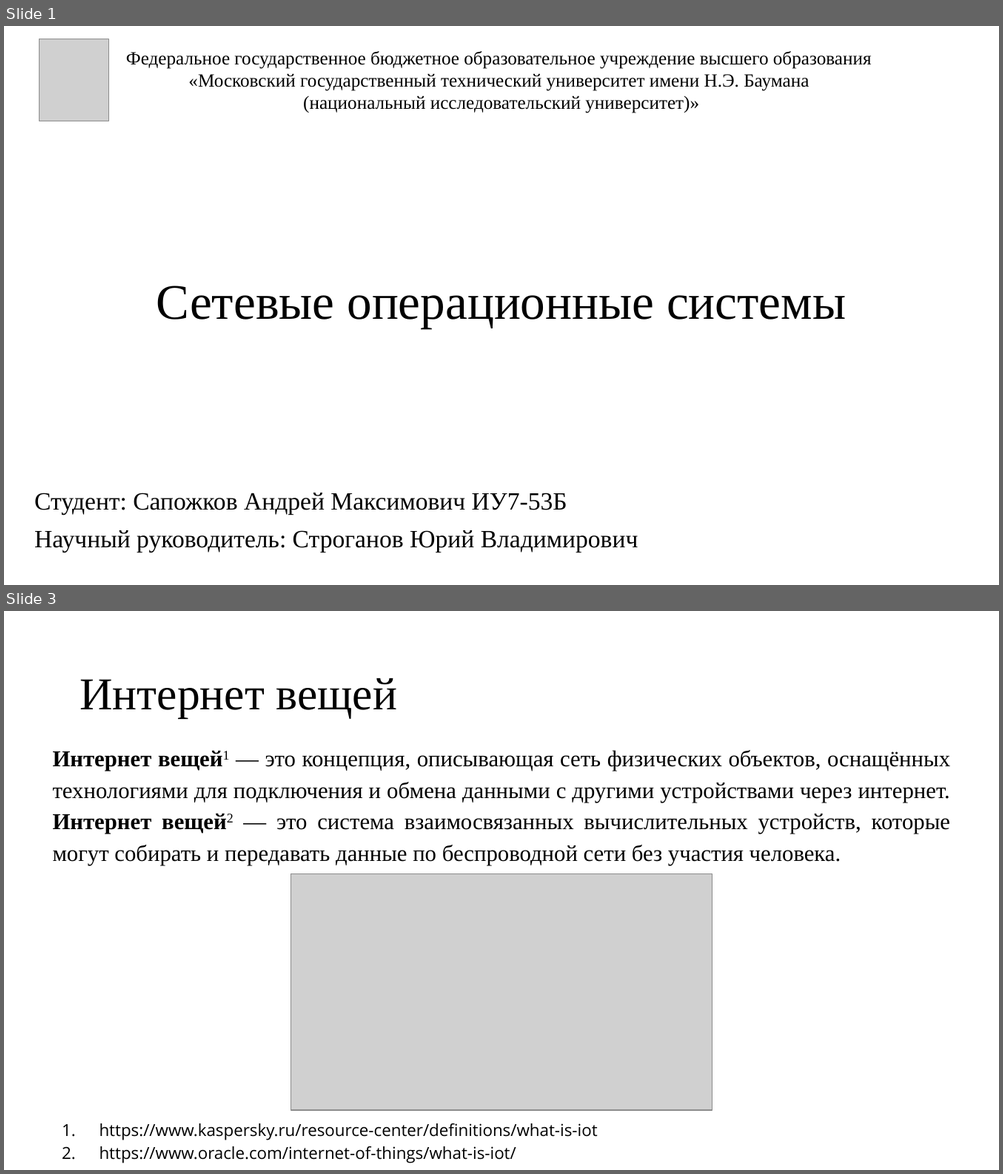
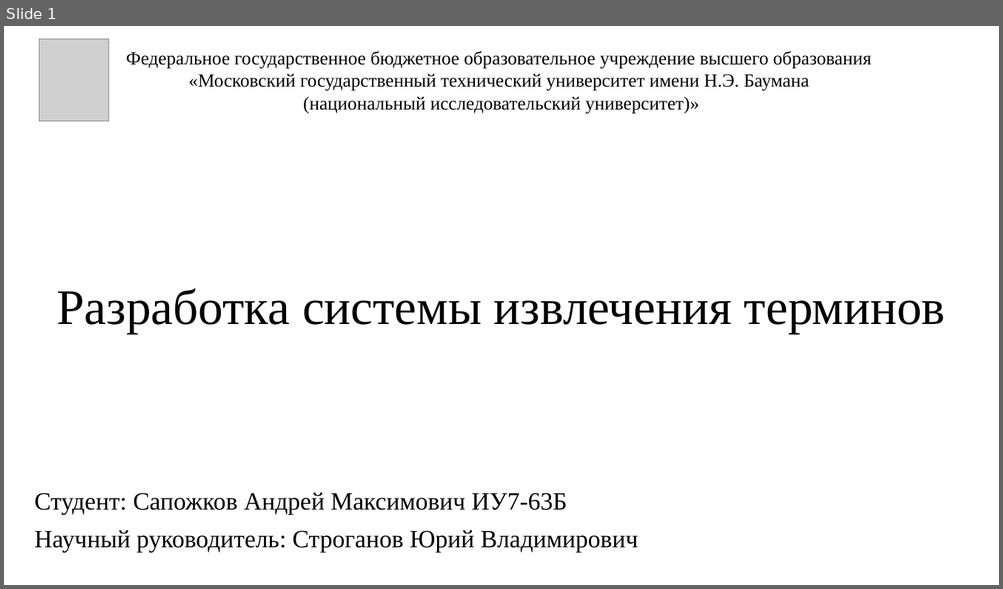
Before and after one commit to Inspirate789/Thermy-backend, a slide deck: docs/presentation/databases/presentation.pptx. Shown one above the other, each under a label of ours: slides 1 and 3 before the commit, slide 1 after it; the slides between them are not shown. The pictures are 1003x1174 and 1003x589 pixels, drawn with LibreOffice and Linux fonts; fonts in the diff are those of the drawing; grey boxes stand for pictures. Boxes give left, top, right and bottom in pixels: in the first picture for what was removed or moved away, otherwise in the second. Text is boxed around its words. In the diff, an @@ line names an element or a change of style, - is before the commit and + after.

```diff
--- a/docs/presentation/databases/presentation.pptx
+++ b/docs/presentation/databases/presentation.pptx
@@ slide 3 removed at <box>4,611,999,1170</box>, background #FFFFFF @@
@@ title removed at <box>79,678,397,718</box> @@
-Интернет вещей
@@ text removed at <box>53,750,950,1163</box> @@
-Интернет вещей1 — это концепция, описывающая сеть физических объектов, оснащённых технологиями для подключения и обмена данными с другими устройствами через интернет.
-Интернет вещей2 — это система взаимосвязанных вычислительных устройств, которые могут собирать и передавать данные по беспроводной сети без участия человека.
-1. https://www.kaspersky.ru/resource-center/definitions/what-is-iot
-2. https://www.oracle.com/internet-of-things/what-is-iot/
@@ picture removed at <box>290,874,711,1111</box> @@
@@ slide 1 changed as well @@
@@ title at <box>57,289,945,334</box>: text changed @@
-Сетевые операционные системы
+Разработка системы извлечения терминов
@@ subtitle at <box>34,493,567,515</box>: text changed @@
-Студент: Сапожков Андрей Максимович ИУ7-53Б
+Студент: Сапожков Андрей Максимович ИУ7-63Б
```
Also in this commit, not shown: 12 slides added, 7 other slides removed, 4 other files.
